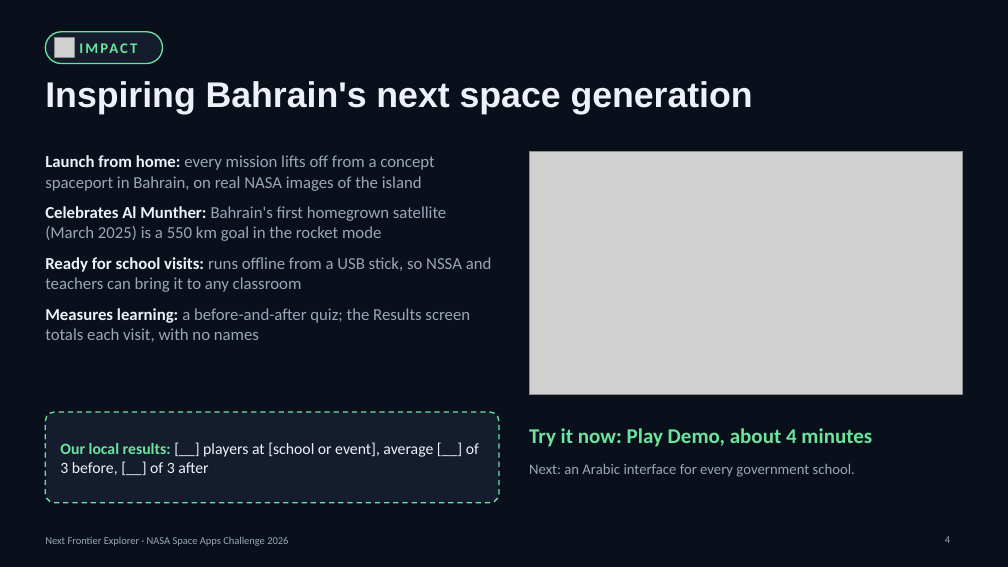
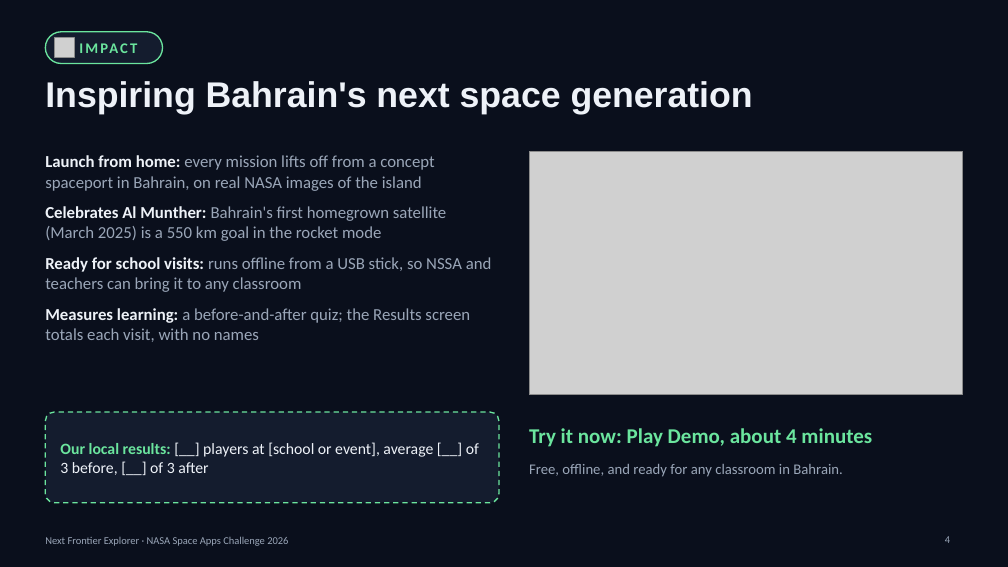
Before and after one commit to Mozaix/NASA, a slide deck: slide 4 of pitch/NextFrontier-pitch.pptx. Drawn at 1008x567 pixels with LibreOffice and Linux fonts; fonts in the diff are those of the drawing; grey boxes stand for pictures. Boxes give left, top, right and bottom in pixels: in the first picture for what was removed or moved away, otherwise in the second. Text is boxed around its words. In the diff, an @@ line names an element or a change of style, - is before the commit and + after.

Commit message:
Pitch deck: English-only, drop the Arabic next step

```diff
--- a/pitch/NextFrontier-pitch.pptx
+++ b/pitch/NextFrontier-pitch.pptx
@@ text at [529, 464, 843, 477]: text changed @@
-Next: an Arabic interface for every government school.
+Free, offline, and ready for any classroom in Bahrain.
```
